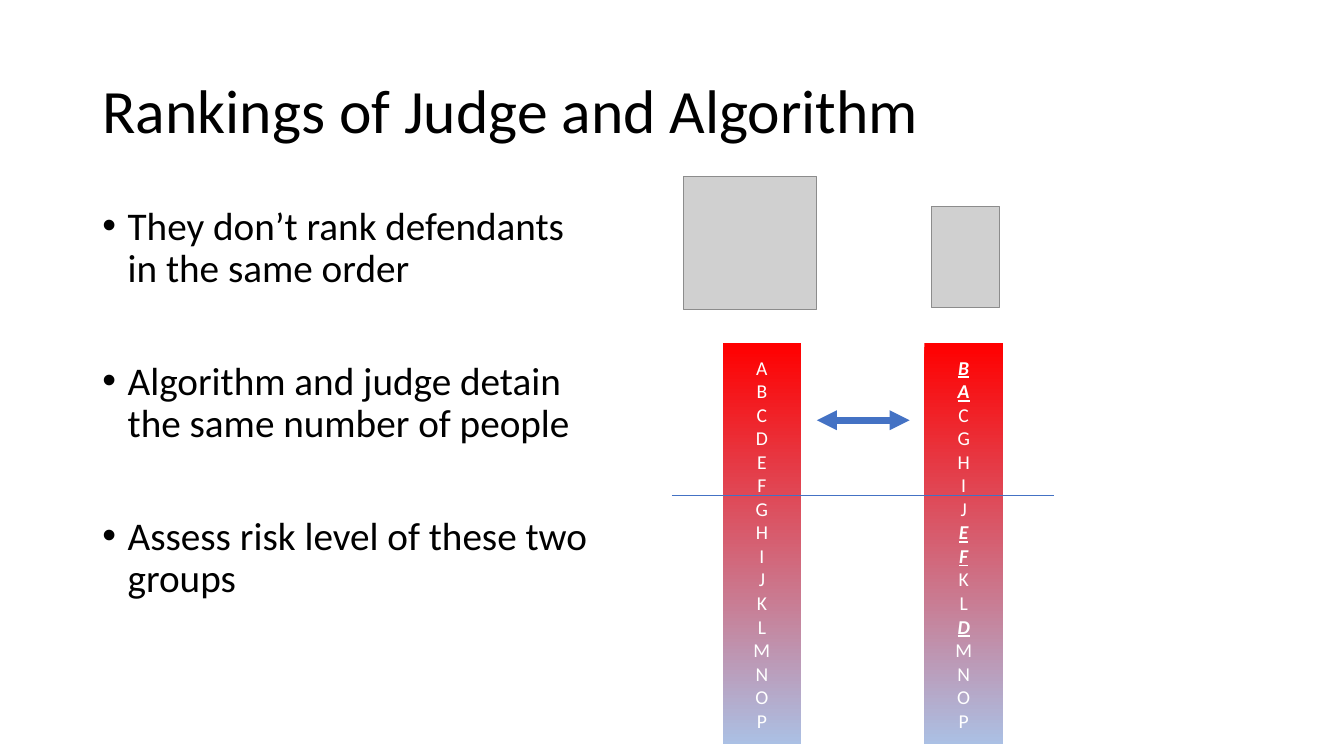
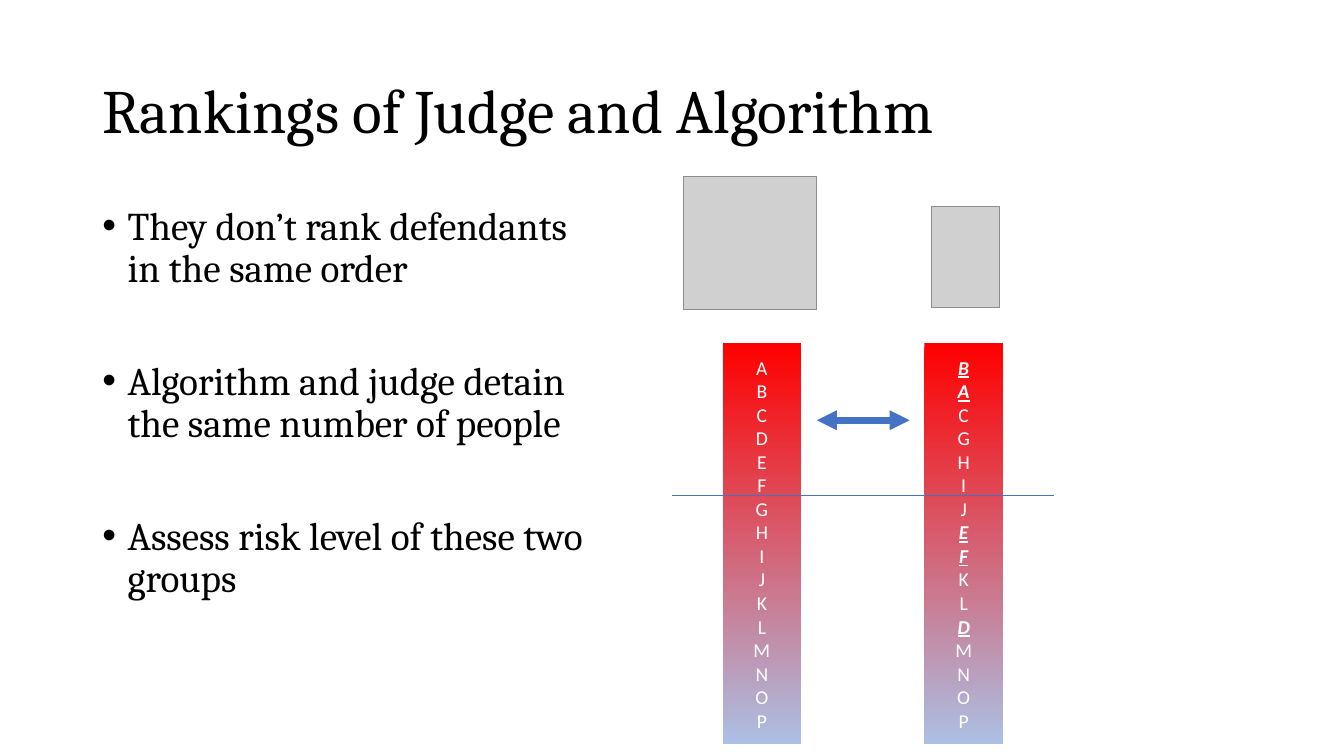
Before and after one commit to zjelveh/zjelveh.github.io, a slide deck: slide 17 of files/inst414_spring2026/lectures/lecture_14.pptx (slide 11 before the commit). Drawn at 1344x756 pixels with LibreOffice and Linux fonts; fonts in the diff are those of the drawing; grey boxes stand for pictures. Boxes give left, top, right and bottom in pixels: in the first picture for what was removed or moved away, otherwise in the second. Text is boxed around its words. In the diff, an @@ line names an element or a change of style, - is before the commit and + after.

```diff
--- a/files/inst414_spring2026/lectures/lecture_14.pptx
+++ b/files/inst414_spring2026/lectures/lecture_14.pptx
@@ title "Rankings of Judge and Algorithm" at box(102, 89, 933, 147): font Calibri to Cambria @@
@@ text "They don’t rank defendants in ..." at box(128, 212, 582, 601): font Calibri to Cambria @@
```
Also in this commit, not shown: 42 other slides changed, 9 slides added, 2 other files.
